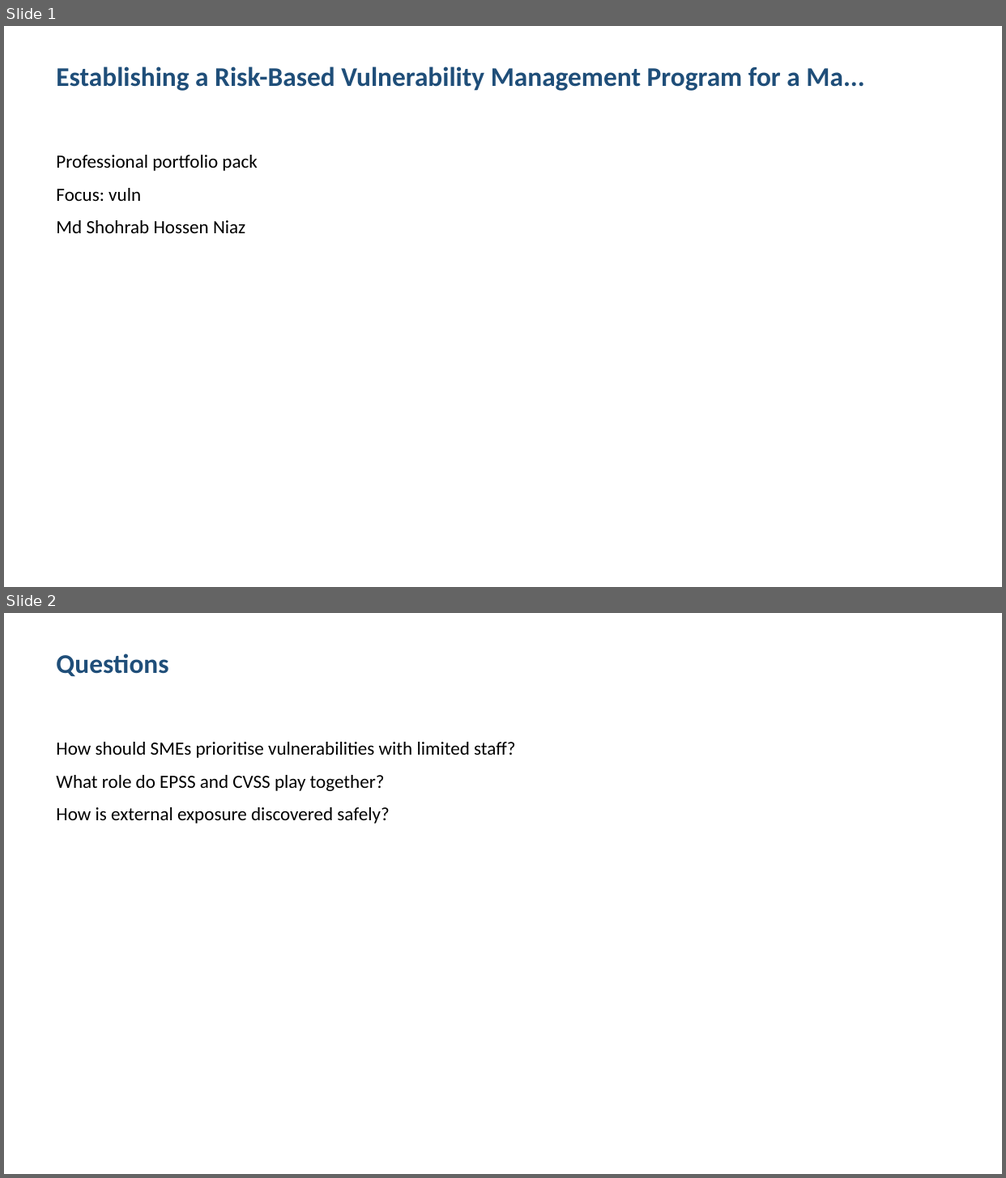
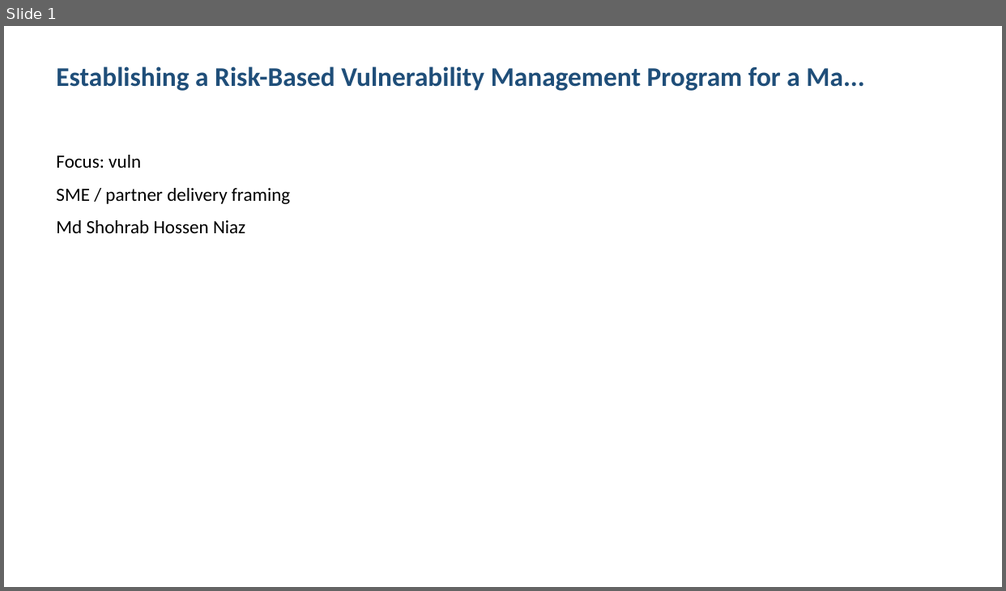
Before and after one commit to shohrabniaz/risk-based-vuln-management, a slide deck: Final_Submission/02_Presentation.pptx. Shown one above the other, each under a label of ours: slides 1 and 2 before the commit, slide 1 after it. The pictures are 1006x1178 and 1006x591 pixels, drawn with LibreOffice and Linux fonts; fonts in the diff are those of the drawing. Boxes give left, top, right and bottom in pixels: in the first picture for what was removed or moved away, otherwise in the second. Text is boxed around its words. In the diff, an @@ line names an element or a change of style, - is before the commit and + after.

Commit message:
Polish portfolio pack for professional showcase readiness.

```diff
--- a/Final_Submission/02_Presentation.pptx
+++ b/Final_Submission/02_Presentation.pptx
@@ slide 2 removed at <box>4,613,1002,1174</box>, background #FFFFFF @@
@@ text removed at <box>56,653,168,677</box> @@
-Questions
@@ text removed at <box>56,742,515,824</box> @@
-How should SMEs prioritise vulnerabilities with limited staff?
-What role do EPSS and CVSS play together?
-How is external exposure discovered safely?
@@ slide 1 changed as well @@
@@ text at <box>56,155,257,171</box>: paragraph removed @@
-Professional portfolio pack
@@ text at <box>56,188,290,204</box>: paragraph added @@
+SME / partner delivery framing
```
Also in this commit, not shown: 2 other slides changed, 1 slide added, 12 other files.
